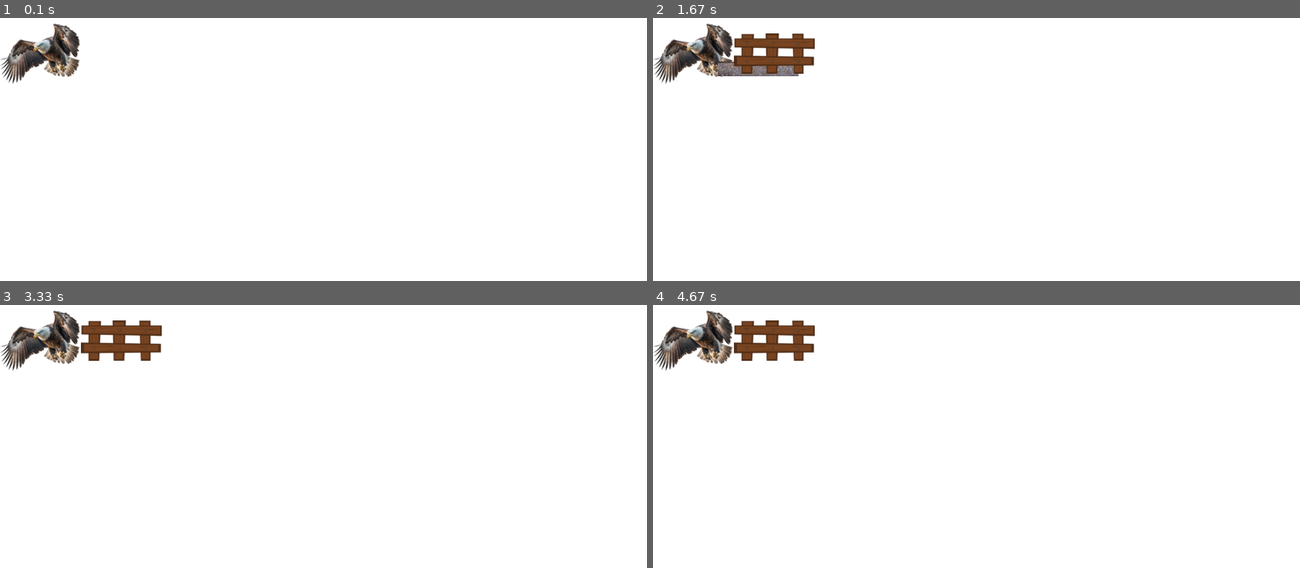
Above: before the commit, frames 1-4 (two rows, left to right).
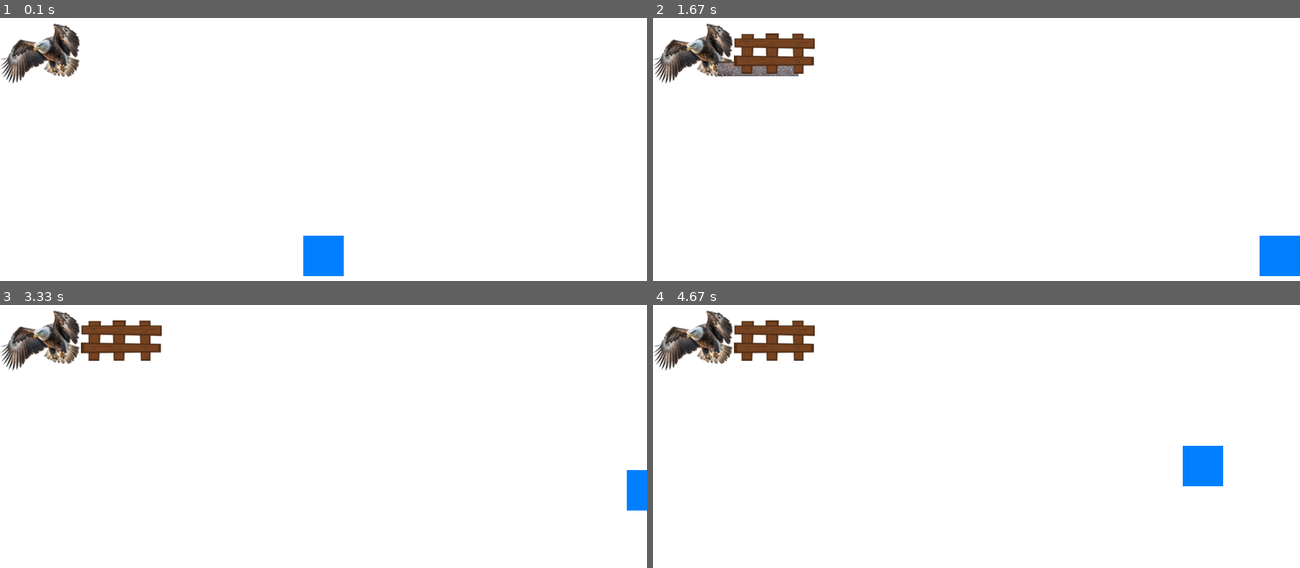
Above: after the commit, the same moments.

Repository: cersluv/Eagle_Defender
Game: pygame game, started from window.py
Same seed, same stepped clock (60 frames per second), same inputs: the game is played once before the commit and once after it.
Inputs:
- Up to frame 1 (0.1 s): no input
- Up to frame 2 (1.67 s): hold F 0.33-0.8 s; hold Right 0.33-0.8 s; hold R 0.83-1.3 s; hold Right 0.83-1.3 s; hold D 0.83-1.3 s; tap F at 0.9, 1.2, 1.4 s; hold Right from 1.33 s (still down); hold D from 1.33 s (still down); tap 3 at 1.48 s
- Up to frame 3 (3.33 s): tap F at 1.7, 1.9, 2.23, 2.53, 2.73, 3.03, 3.3 s; release Right at 1.8 s; release D at 1.8 s; hold Up 1.83-2.13 s; hold W 1.83-2.13 s; hold Right 2.17-2.63 s; hold D 2.17-2.63 s; tap 2 at 2.32 s; hold Left 2.67-3.2 s; hold A 2.67-3.2 s; tap 3 at 2.82 s; hold Down from 3.23 s (still down); hold S from 3.23 s (still down)
- Up to frame 4 (4.67 s): release Down at 3.53 s; release S at 3.53 s; tap R at 3.57 s; hold Left 3.9-4.3 s; hold A 3.9-4.3 s; tap F at 3.97, 4.27, 4.4 s; tap 3 at 4.05 s; hold Up from 4.33 s (still down); hold W from 4.33 s (still down)

The runs differ from the first frame. In frame 1, 1.0% of the frame differs, in the area x 46-54%, y 82-99%; in frame 2, 1.0%; in frame 3, 0.5%; in frame 4, 1.0%.

Commit message:
feat: added barrier elimination

Diff:
--- a/fence.py
+++ b/fence.py
@@ -3,24 +3,17 @@
 aguila = Aguila()
 class Fence:
 
-    def __init__(self, x, y, tipo, angulo, personalization):
+    def __init__(self, x, y, tipo, angulo):
         self.x = x
         self.y = y
         self.tipo = tipo  # Tipo de barrera: 1, 2 o 3
         self.velocidad = 10
         self.angulo_rotacion = angulo
         self.inicializar_vida()
-        if personalization == 1:
-            wood = "fence.png"
-            steel = "steelF.png"
-            concrete = "stoneF.png"
-        if personalization == 2:
-            pass
-
         self.imagenes = [
-            pygame.image.load(wood),
-            pygame.image.load(steel),
-            pygame.image.load(concrete)
+            pygame.image.load("fence.png"),
+            pygame.image.load("steelF.png"),
+            pygame.image.load("stoneF.png")
         ]
         self.imagen_actual = self.imagenes[self.tipo - 1]
         self.rect = self.imagen_actual.get_rect(topleft=(x, y))
--- a/window.py
+++ b/window.py
@@ -14,9 +14,17 @@
 pygame.display.set_caption("Aguila en Pygame")
 
 # Variables
+
+rect_width, rect_height = 50, 50
+rect_x, rect_y = (ventana_ancho - rect_width) // 2, (ventana_alto - rect_height) // 2
+rect_speed = 5
+
+
+
+
 blanco = (255, 255, 255)
 aguila = Aguila()
-barrera = Fence(50, 50, 1, 0, 1)
+barrera = Fence(50, 50, 1, 0)
 aguila_Movement = True
 barrera_Movement = False
 placing_Barrier = True
@@ -34,6 +42,27 @@
             sys.exit()
 
     teclas = pygame.key.get_pressed()
+
+    if teclas[pygame.K_LEFT]:
+        rect_x -= rect_speed
+    if teclas[pygame.K_RIGHT]:
+        rect_x += rect_speed
+    if teclas[pygame.K_UP]:
+        rect_y -= rect_speed
+    if teclas[pygame.K_DOWN]:
+        rect_y += rect_speed
+
+    rect = pygame.Rect(rect_x, rect_y, rect_width, rect_height)
+
+
+
+
+
+
+
+
+
+
     if aguila_Movement:
         # Movimiento del aguila
         if teclas[pygame.K_a]:
@@ -53,11 +82,11 @@
     if barrera_Movement:
         # Cambio de barrera
         if teclas[pygame.K_1]:
-            barrera = Fence(50, 50, 1, 0, 1)
+            barrera = Fence(50, 50, 1, 0)
         elif teclas[pygame.K_2]:
-            barrera = Fence(50, 50, 2, 0, 1)
+            barrera = Fence(50, 50, 2, 0)
         elif teclas[pygame.K_3]:
-            barrera = Fence(50, 50, 3, 0, 1)
+            barrera = Fence(50, 50, 3, 0)
 
         # Rotacion de las barreras
         if teclas[pygame.K_q]:
@@ -81,9 +110,8 @@
                     print("Se quedó sin madera")
                 else:
                     if not se_creo_nueva_barrera:
-                        print(barrera.rect, barrera.tipo, barrera.angulo_rotacion)
-                        print(barrera.rect.x, barrera.rect.y)
-                        newBarrera = Fence(barrera.rect.x + 50, barrera.rect.y + 25, barrera.tipo, barrera.angulo_rotacion, 1)
+                        print(barrera.rect.x, barrera.rect.y, barrera.tipo, barrera.angulo_rotacion)
+                        newBarrera = Fence(barrera.rect.x + 50, barrera.rect.y + 25, barrera.tipo, barrera.angulo_rotacion)
                         barrerasTipo1.append(newBarrera)
                         se_creo_nueva_barrera = True
             elif barrera.tipo == 2:
@@ -91,9 +119,8 @@
                     print("Se quedó sin acero")
                 else:
                     if not se_creo_nueva_barrera:
-                        print(barrera.rect, barrera.tipo, barrera.angulo_rotacion)
-                        print(barrera.rect.x, barrera.rect.y)
-                        newBarrera = Fence(barrera.rect.x + 50, barrera.rect.y + 25, barrera.tipo, barrera.angulo_rotacion, 1)
+                        print(barrera.rect.x, barrera.rect.y, barrera.tipo, barrera.angulo_rotacion)
+                        newBarrera = Fence(barrera.rect.x + 50, barrera.rect.y + 25, barrera.tipo, barrera.angulo_rotacion)
                         barrerasTipo2.append(newBarrera)
                         se_creo_nueva_barrera = True
             elif barrera.tipo == 3:
@@ -101,9 +128,8 @@
                     print("Se quedó sin piedra")
                 else:
                     if not se_creo_nueva_barrera:
-                        print(barrera.rect, barrera.tipo, barrera.angulo_rotacion)
-
-                        newBarrera = Fence(barrera.rect.x + 50, barrera.rect.y + 25, barrera.tipo, barrera.angulo_rotacion, 1)
+                        print(barrera.rect.x, barrera.rect.y, barrera.tipo, barrera.angulo_rotacion)
+                        newBarrera = Fence(barrera.rect.x + 50, barrera.rect.y + 25, barrera.tipo, barrera.angulo_rotacion)
                         barrerasTipo3.append(newBarrera)
                         se_creo_nueva_barrera = True
         else:
@@ -111,6 +137,10 @@
 
 
     ventana.fill(blanco)
+
+    pygame.draw.rect(ventana, (0, 128, 255), (rect_x, rect_y, rect_width, rect_height))
+
+
     aguila.dibujar(ventana)
     if barrera_Movement:
         barrera.dibujar(ventana)
@@ -118,6 +148,17 @@
             for cantTipos in cantBarreras:
                 cantTipos.dibujar(ventana)
 
+                #LOGICA COLLIDE Y DESTRUIR BARRERAS
+
+                if rect.colliderect(cantTipos.rect):
+                    if cantTipos.tipo == 1:
+                        cantTipos.vidaAgua = 0
+                        print(cantTipos.vidaAgua)
+                        if cantTipos.vidaAgua == 0:
+                            cantBarreras.remove(cantTipos)
+
+
+
 
     reloj.tick(60)
     pygame.display.update()
